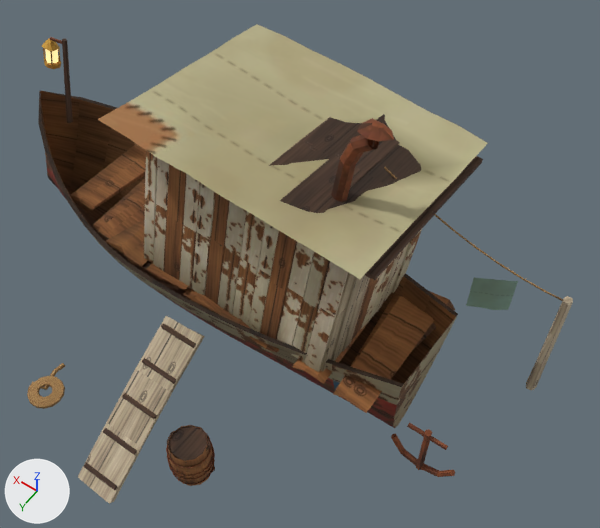
An edit to the glTF model public/assets/world/fisher_hut/model.glb, drawn before and after from the same camera.
One viewpoint serves both versions: a 50 mm lens placed at (-4.46, 4.37, 10.01), pointed at (-0.94, -0.56, 2.27). Every picture has the same lights, and +X, +Y and +Z are marked at lower left. The picture after the commit comes second. Where no turn or scale is listed for an object, it has been applied to the vertices. Vertices at exactly the same position are counted once.

Names of what the first picture shows: 'fisher_hut'.
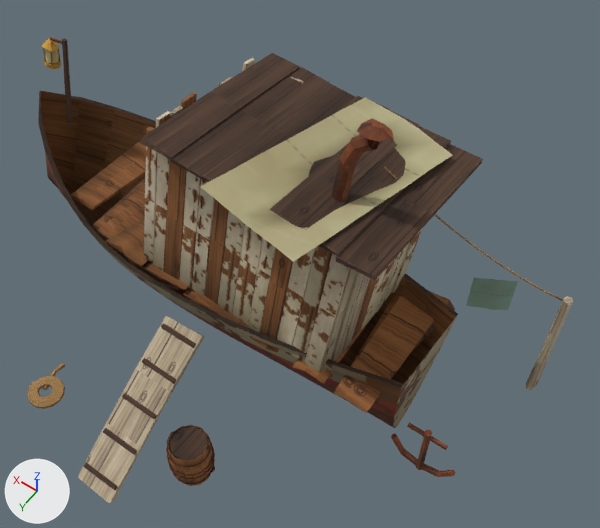
The newer file is also turned or shifted as a whole; pictures and numbers use the older file's frame.

Changed parts and their boxes (x1, y1, x2, y2) in the pictures (600 x 528 px; the box of a moved part takes in the faces that stretch with it):
'fisher_hut', reshaped
    before: (27, 24, 573, 504)
    after: (27, 37, 573, 504)
part 1 of me_fisher_hut, moved or reshaped
    before: (97, 24, 488, 279)
    after: (200, 97, 452, 261)
part 2 of me_fisher_hut, surface changed
    before: (46, 99, 470, 417)
    after: (46, 123, 430, 417)
part 3 of me_fisher_hut, recoloured
    before: (145, 95, 483, 279)
    after: (139, 53, 483, 279)
part 4 of me_fisher_hut, recoloured
    both: (45, 49, 58, 63)

What changed in the scene script:
```text
Change me_fisher_hut:
    used by ob_fisher_hut; location = (0.0, 0.0, 2.35)
    remove me_fisher_hut.from_pydata(...)  # 2635 vertices, 4725 faces; spans x -3.82..3.82, y -2.56..2.56, z -2.35..2.35
    add me_fisher_hut.from_pydata(...)  # 2614 vertices, 4689 faces; spans x -3.82..3.82, y -2.32..2.56, z -2.35..2.35
    me_fisher_hut part 1
    27 vertices are removed from x -0.15..1.12, y -2.56..0.26, z 1.18..1.72
    47 faces are deleted
    36 vertices move from x -2.21..-0.12, y -2.56..0.26, z 1.04..1.59 to x -1.97..-0.58, y -2.23..0.49, z 1.11..1.59
    6 vertices are added at (-0.68, -2.24, 1.16), (-0.56, -1.39, 1.31), (-0.5, -0.97, 1.38), (-0.44, -0.55, 1.46), (-0.38, -0.12, 1.53), (-0.32, 0.3, 1.61)
    11 new faces join them, mat_cove_atlas_ds
    me_fisher_hut part 2: 360 kept faces spanning x -2.66..3.82, y -2.07..0.5, z -2.35..1.59 get new texture (UV) coordinates
    me_fisher_hut part 3: 428 kept faces spanning x -2.26..0.95, y -2.32..0.42, z 0.08..2.16 get new vertex colours
    me_fisher_hut part 4: 28 faces spanning x 3.27..3.46, y -1.07..-0.88, z 0.65..0.88 switch from mat_cove_glow to mat_cove_atlas_ds
```
